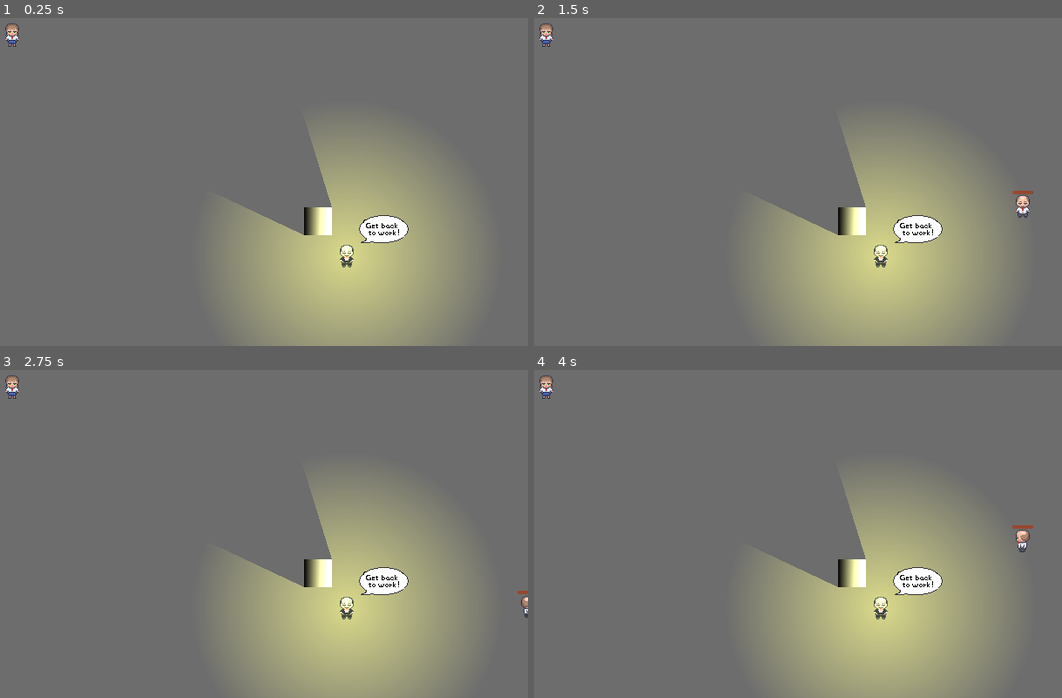
Above: before the commit, frames 1-4 (two rows, left to right).
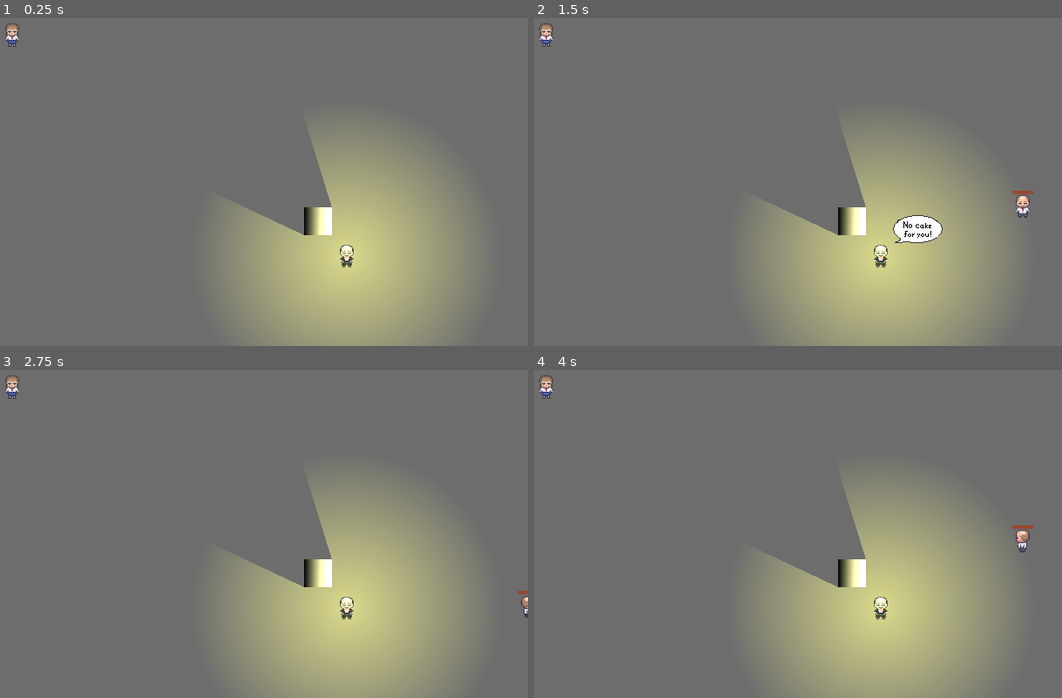
Above: after the commit, the same moments.

Repository: ChrisFlanTheMan/Busy-Work
Game: Godot game, scene res://main.tscn
The game is run twice, just before and just after one commit, with the same random seed, the same clock (stepped at 60 frames per second) and the same inputs. This scene is started directly instead of the project's main scene.
Inputs:
- Up to frame 1 (0.25 s): no input
- Up to frame 2 (1.5 s): tap Enter at 0.5, 0.6, 1.35 s; hold D 0.53-1.28 s; hold S from 1.28 s (still down)
- Up to frame 3 (2.75 s): release S at 2.03 s; hold D from 2.03 s (still down); tap Enter at 2.1 s
- Up to frame 4 (4 s): tap Space at 2.75 s; release D at 2.78 s; hold W 2.78-3.53 s; tap Enter at 2.85, 3.5, 3.6 s; hold A from 3.53 s (still down)

The runs differ from the first frame. In frame 1, 0.6% of the frame differs, in the area x 67-78%, y 60-69%; in frame 2, less than 0.1%; in frame 3, 0.6%; in frame 4, 0.6%.
Error in both runs: Out of bounds get index '0' (on base: 'Array[Node]') (res://npcMovement.gd:15)

Commit message:
speech bubble fixes

Diff:
--- a/enemy.gd
+++ b/enemy.gd
@@ -2,6 +2,7 @@
 
 @export var spawnPosition: Marker2D
 
+@onready var hasCake = false
 @onready var area2D = $Area2D;
 
 var raycast: RayCast2D
@@ -10,6 +11,16 @@
 	super()
 	raycast = RayCast2D.new()
 	add_child(raycast)
+
+func _boss_speech(visible):
+	if visible:
+		if hasCake:
+			$Area2D/backtowork.visible = true
+		else:
+			$Area2D/nocake.visible = true
+	else:
+		$Area2D/backtowork.visible = false
+		$Area2D/nocake.visible = false
 
 func _physics_process(delta):
 	super(delta)
@@ -21,9 +32,10 @@
 			if raycast.is_colliding():
 				var collider = raycast.get_collider()
 				if (collider.is_in_group("Player")):
-					$Area2D/backtowork.visible = not $Area2D/backtowork.visible
-					$Area2D/nocake.visible = not $Area2D/nocake.visible
+					if (collider.suspicion > 3 * delta):
+						self._boss_speech(true)
 					collider.addSuspicion(delta)
 					if (collider.suspicion > collider.MAX_SUSPICION):
+						self._boss_speech(false)
 						collider.position = spawnPosition.position
 						collider.suspicion = 0
--- a/enemy.tscn
+++ b/enemy.tscn
@@ -48,6 +48,7 @@
 texture = ExtResource("3_xgmvl")
 
 [node name="backtowork" type="Sprite2D" parent="Area2D"]
+visible = false
 z_index = 2
 position = Vector2(39, -30)
 texture = ExtResource("4_1pvip")
Not shown: 1 places in enemy.tscn that only renumber resources
